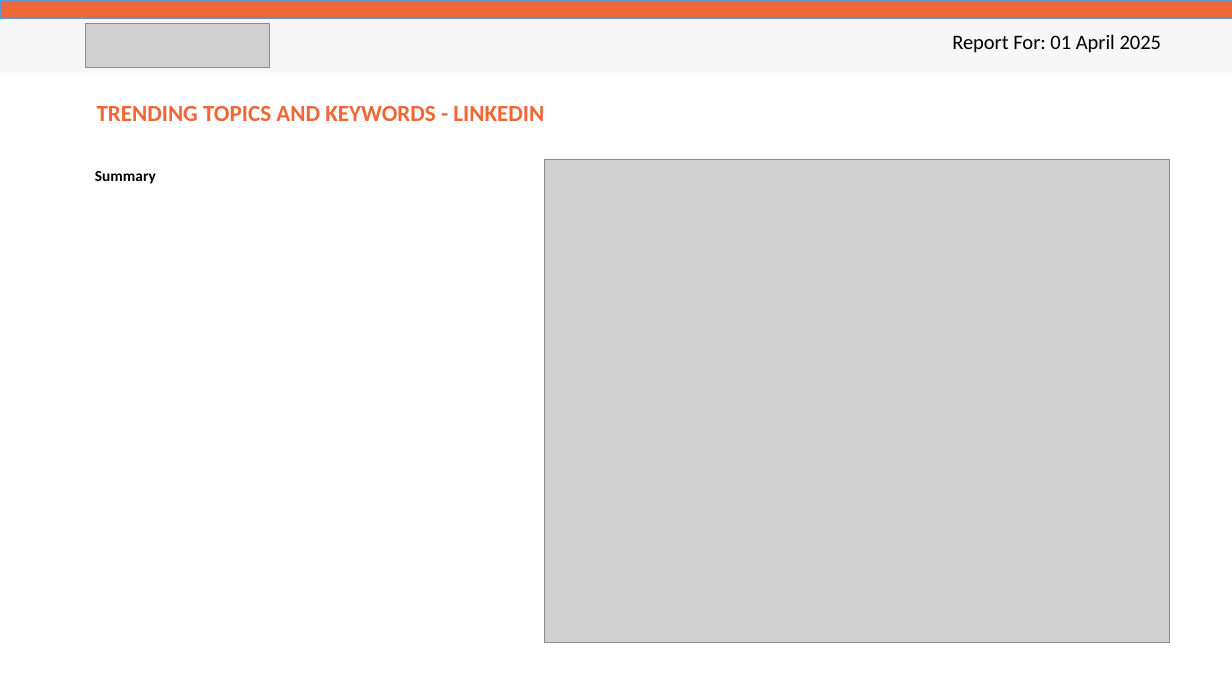
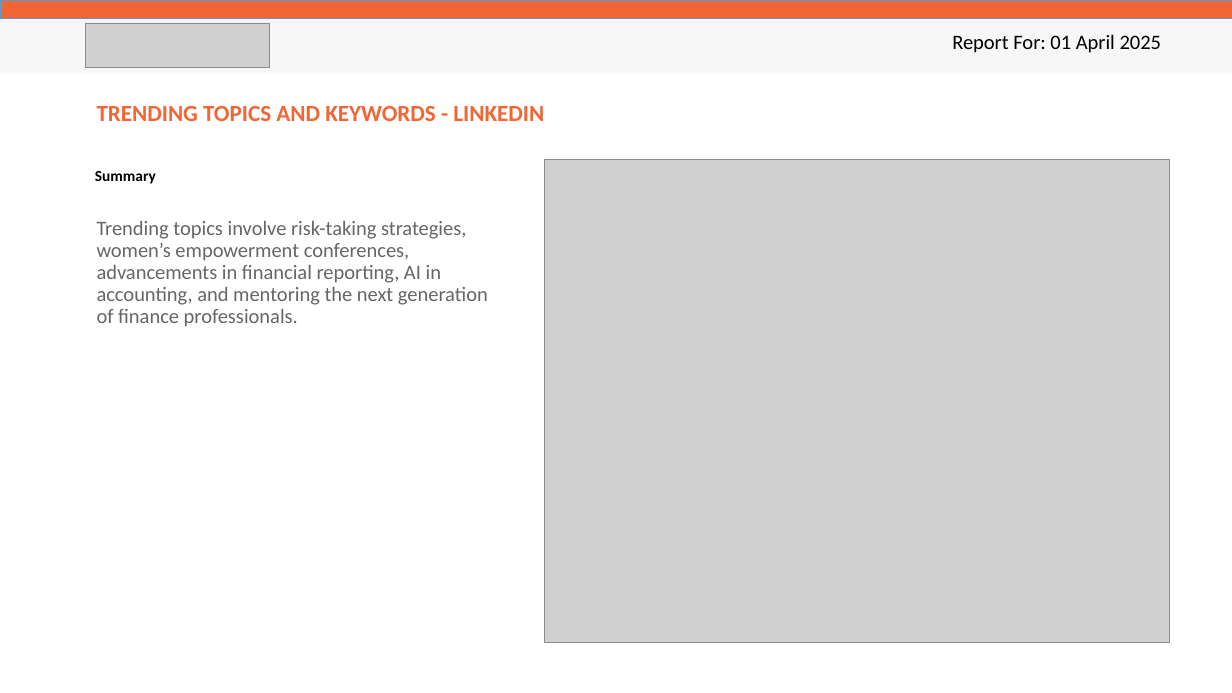
Before and after one commit to Oxygene-Creative/o2-audiovisual-api, a slide deck: slide 9 of app/reporters/samples/digital_safaricom.pptx. Drawn at 1232x693 pixels with LibreOffice and Linux fonts; fonts in the diff are those of the drawing; grey boxes stand for pictures. Boxes give left, top, right and bottom in pixels: in the first picture for what was removed or moved away, otherwise in the second. Text is boxed around its words. In the diff, an @@ line names an element or a change of style, - is before the commit and + after.

```diff
--- a/app/reporters/samples/digital_safaricom.pptx
+++ b/app/reporters/samples/digital_safaricom.pptx
@@ text added at bbox=[97, 221, 488, 327], 16 pt, text #666666 @@
+Trending topics involve risk-taking strategies, women’s empowerment conferences, advancements in financial reporting, AI in accounting, and mentoring the next generation of finance professionals.
```
Also in this commit, not shown: 13 other slides changed, 10 other files.
